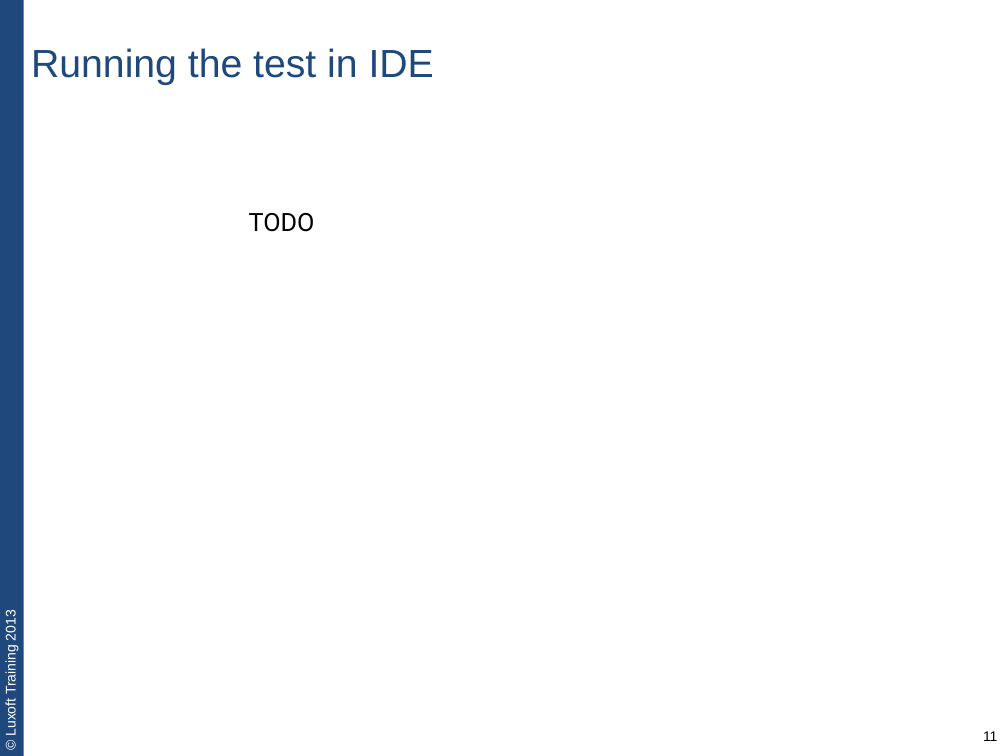
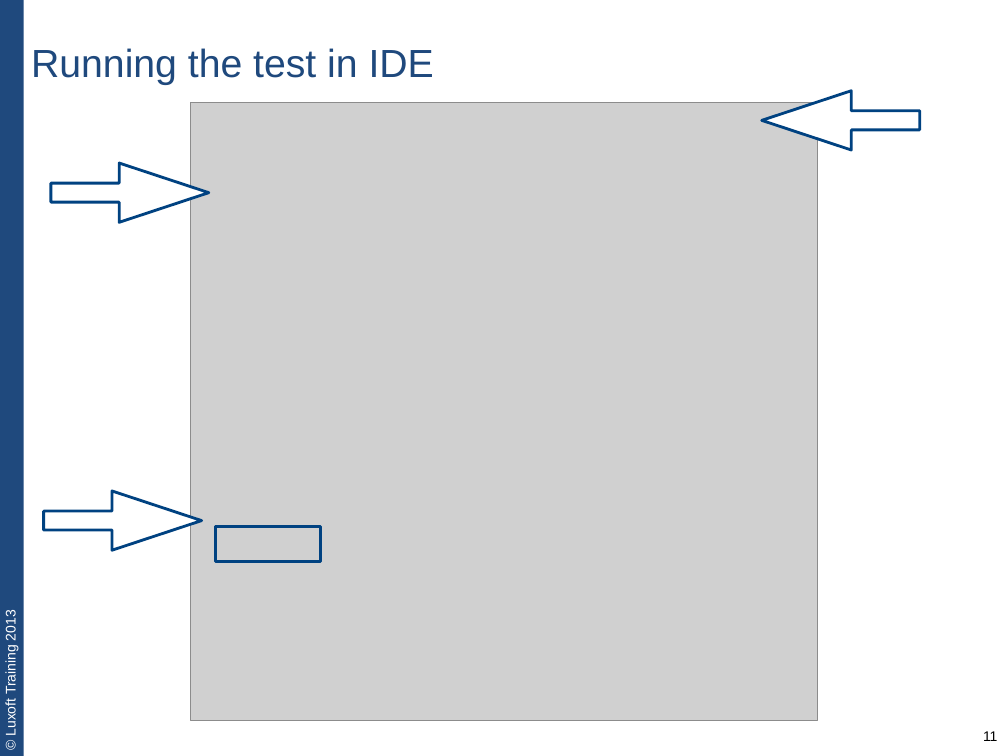
Before and after one commit to team3/lux-trainings-all, a slide deck: slide 11 of JVA-011. unit-testing-with-junit/JVA-011-lecture1-unit-testing-basics.pptx. Drawn at 1008x756 pixels with LibreOffice and Linux fonts; fonts in the diff are those of the drawing; grey boxes stand for pictures. Boxes give left, top, right and bottom in pixels: in the first picture for what was removed or moved away, otherwise in the second. Text is boxed around its words. In the diff, an @@ line names an element or a change of style, - is before the commit and + after.

```diff
--- a/JVA-011. unit-testing-with-junit/JVA-011-lecture1-unit-testing-basics.pptx
+++ b/JVA-011. unit-testing-with-junit/JVA-011-lecture1-unit-testing-basics.pptx
@@ picture added at (191,103,816,722) @@
@@ freeform shape added at (762,91,920,150), fill #FFFFFF, outline #004281 2 pt @@
@@ right arrow added at (50,163,209,223), fill #FFFFFF, outline #004281 2 pt @@
@@ text removed at (249,213,315,232) @@
-TODO
@@ right arrow added at (43,491,202,550), fill #FFFFFF, outline #004281 2 pt @@
@@ rectangle added at (216,527,321,561), outline #004281 2 pt @@
```
Also in this commit, not shown: 31 other slides changed, 1 slide removed, 1 other file.
